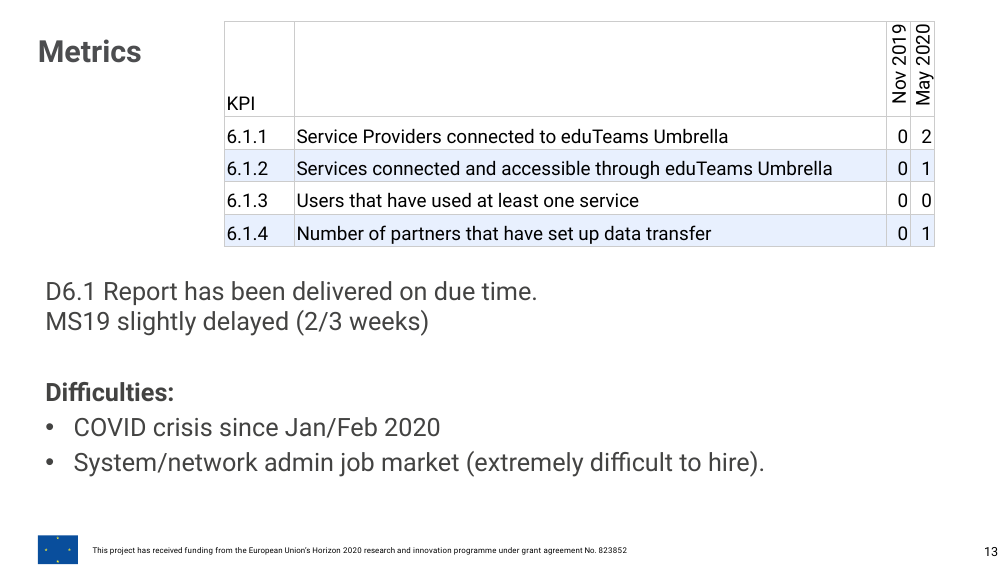
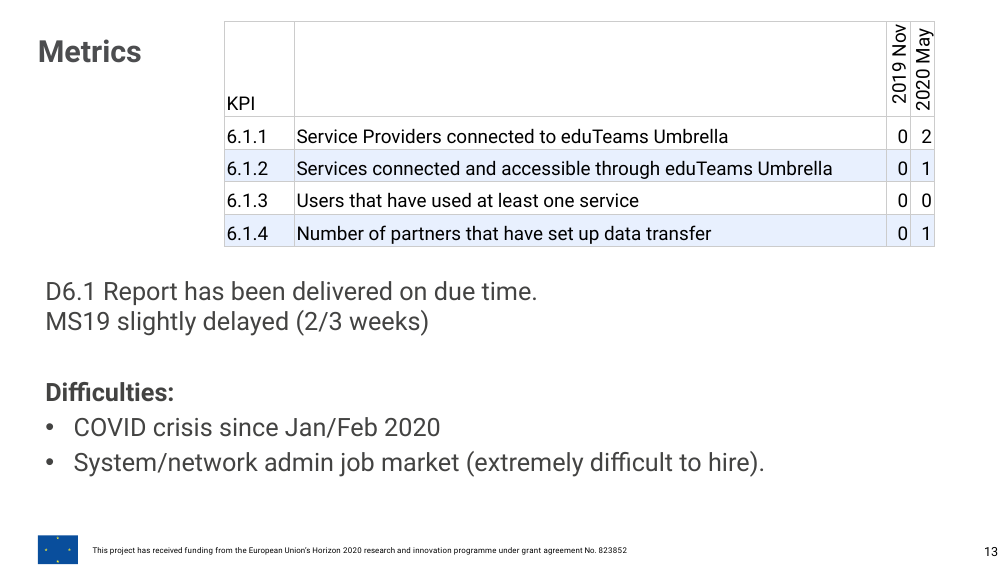
Before and after one commit to panosc-eu/panosc, a slide deck: slide 13 of Work Packages/WP9 Outreach and communication/Presentations/M18 Review Meeting/WP6 18th months review.pptx. Drawn at 1008x567 pixels with LibreOffice and Linux fonts; fonts in the diff are those of the drawing; background and template pictures are left out. Boxes give left, top, right and bottom in pixels: in the first picture for what was removed or moved away, otherwise in the second. Text is boxed around its words. In the diff, an @@ line names an element or a change of style, - is before the commit and + after.

```diff
--- a/Work Packages/WP9 Outreach and communication/Presentations/M18 Review Meeting/WP6 18th months review.pptx
+++ b/Work Packages/WP9 Outreach and communication/Presentations/M18 Review Meeting/WP6 18th months review.pptx
@@ table at [225,22,935,248] @@
-row 1, column 3: Nov 2019
+row 1, column 3: 2019 Nov
-row 1, column 4: May 2020
+row 1, column 4: 2020 May
```
Also in this commit, not shown: 5 other slides changed.
